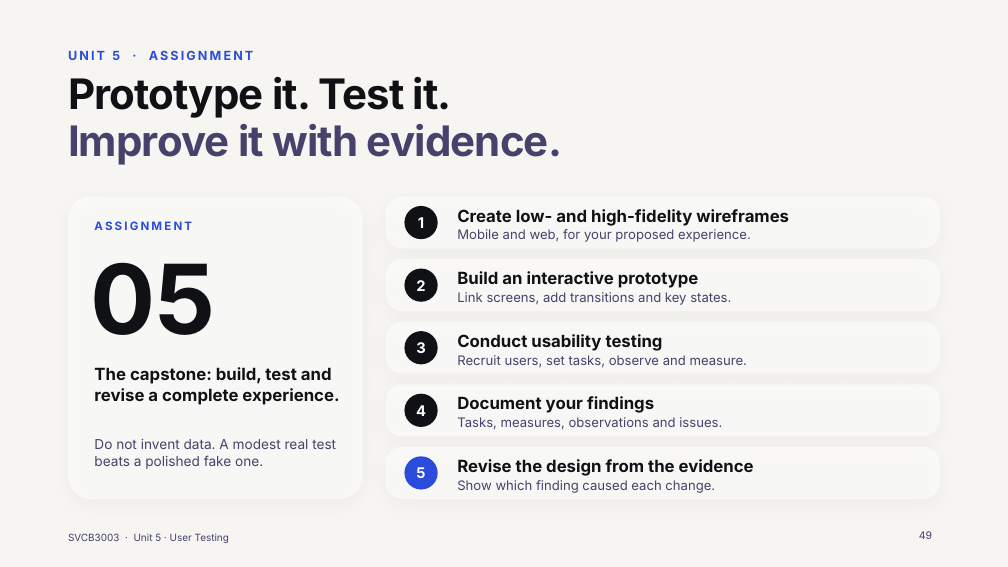
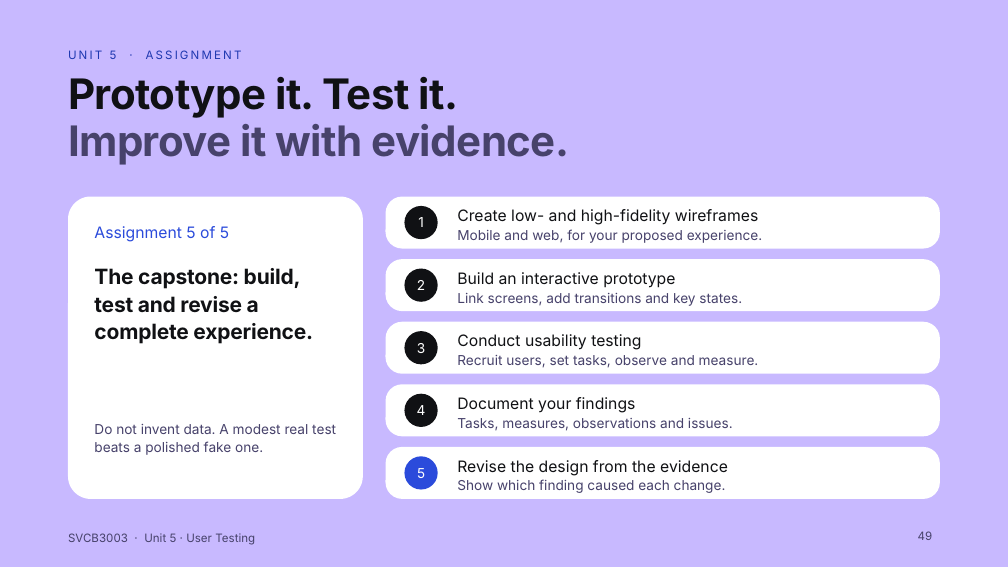
Before and after one commit to Juni233232/Portfolio, a slide deck: slide 49 of ux-ui-presentation/UX-UI-Design-Understanding-the-Experience.pptx. Drawn at 1008x567 pixels with LibreOffice and Linux fonts; fonts in the diff are those of the drawing; background and template pictures are left out. Boxes give left, top, right and bottom in pixels: in the first picture for what was removed or moved away, otherwise in the second. Text is boxed around its words. In the diff, an @@ line names an element or a change of style, - is before the commit and + after.

```diff
--- a/ux-ui-presentation/UX-UI-Design-Understanding-the-Experience.pptx
+++ b/ux-ui-presentation/UX-UI-Design-Understanding-the-Experience.pptx
@@ background picture (left out) to #C8B9FF @@
@@ text "UNIT 5 · ASSIGNMENT" at bbox=[68, 50, 242, 59]: size 12 to 11 pt, text colour #2B4BDB to #1F38B0, bold off @@
@@ title "Prototype it. Test it." at bbox=[68, 76, 570, 165]: letter spacing -0.8 to -0.5 pt @@
@@ text at bbox=[94, 226, 229, 242]: text changed; size 11 to 15 pt; bold off @@
-ASSIGNMENT
+Assignment 5 of 5
@@ text removed at bbox=[91, 262, 216, 335] @@
-05
@@ text "The capstone: build, test and ...": place and size @@
-text "The capstone: build, test and ..." at bbox=[94, 367, 339, 405]
+text "The capstone: build, test and ..." at bbox=[94, 268, 313, 344]
@@ text "The capstone: build, test and ..." at bbox=[94, 268, 313, 344]: size 16 to 20 pt, letter spacing 0 to -0.2 pt; line spacing 1.05 to 1.1 @@
@@ text "Do not invent data. A ...": place and size @@
-text "Do not invent data. A ..." at bbox=[94, 439, 336, 469]
+text "Do not invent data. A ..." at bbox=[94, 424, 336, 455]
@@ text "Do not invent data. A ..." at bbox=[94, 424, 336, 455]: line spacing 1.05 to 1.1 @@
@@ fill #FFFFFF at 58% opacity to #FFFFFF; shadow off in 6 elements at bbox=[68, 197, 363, 499], bbox=[386, 197, 940, 249], bbox=[386, 259, 940, 312], bbox=[386, 322, 940, 374], bbox=[386, 384, 940, 436], bbox=[386, 447, 940, 499] @@
@@ size 14 to 13 pt, bold off in 5 elements at bbox=[405, 206, 438, 239], bbox=[405, 268, 438, 302], bbox=[405, 331, 438, 364], bbox=[405, 394, 438, 427], bbox=[405, 457, 438, 490] @@
@@ size 16 to 15 pt, bold off in 5 elements at bbox=[457, 209, 758, 225], bbox=[457, 272, 675, 288], bbox=[457, 334, 641, 350], bbox=[457, 397, 636, 413], bbox=[457, 460, 728, 476] @@
@@ size 12.5 to 13 pt in 5 elements at bbox=[457, 229, 763, 243], bbox=[457, 293, 742, 306], bbox=[457, 355, 759, 368], bbox=[457, 418, 733, 431], bbox=[457, 479, 726, 493] @@
@@ text "SVCB3003 · Unit 5 · ..." at bbox=[68, 533, 255, 545]: size 9.5 to 11 pt @@
@@ page number at bbox=[918, 531, 933, 540]: size 10 to 11 pt @@
```
Also in this commit, not shown: 49 other slides changed, 19 other files.
